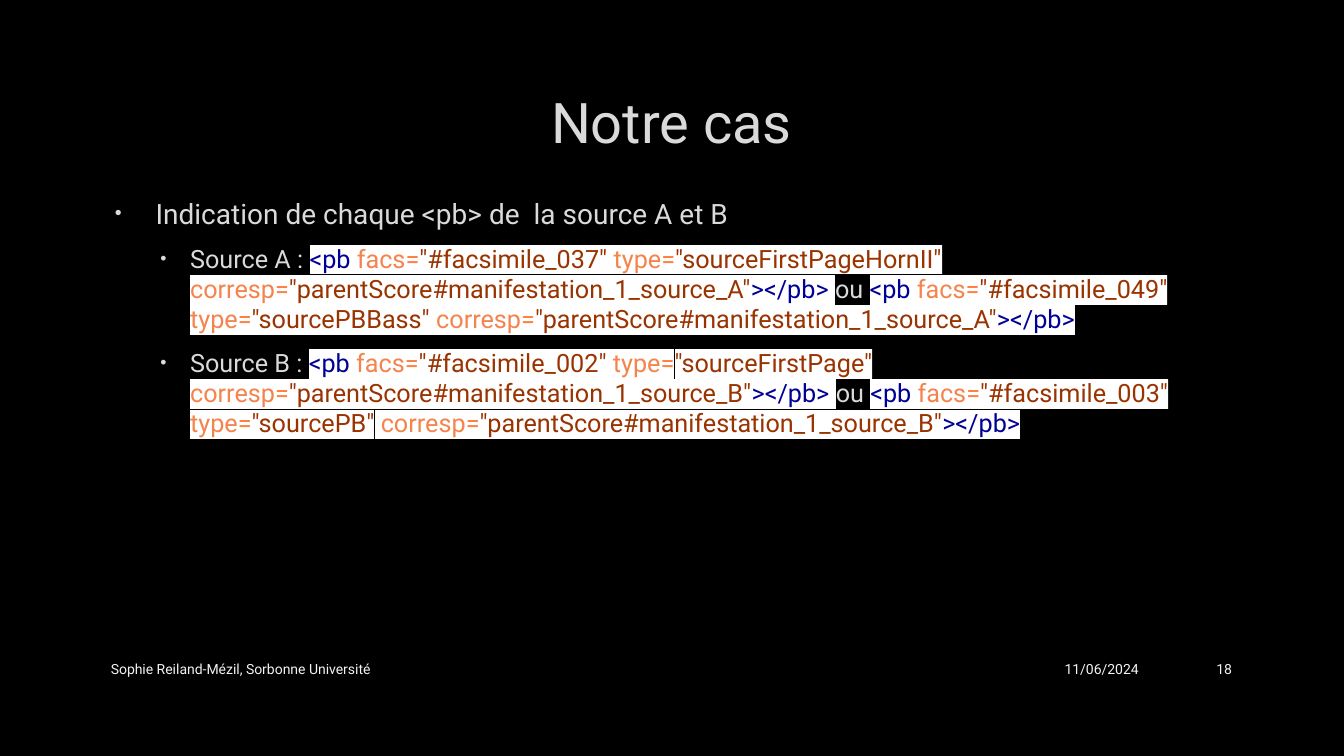
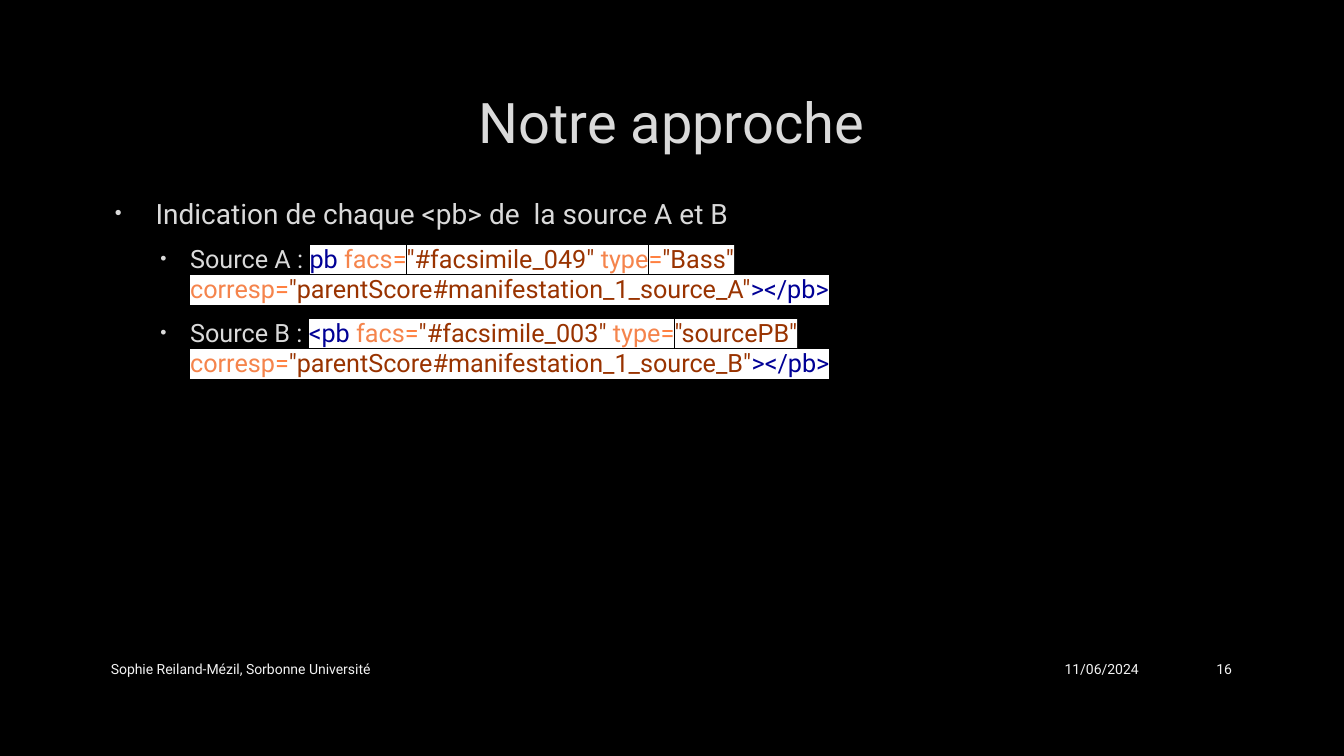
Before and after one commit to SophieReiland/graupner, a slide deck: slide 16 of presentations/Présentation_groupe_MEI.pptx (slide 18 before the commit). Drawn at 1344x756 pixels with LibreOffice and Linux fonts; fonts in the diff are those of the drawing; background and template pictures are left out. Boxes give left, top, right and bottom in pixels: in the first picture for what was removed or moved away, otherwise in the second. Text is boxed around its words. In the diff, an @@ line names an element or a change of style, - is before the commit and + after.

```diff
--- a/presentations/Présentation_groupe_MEI.pptx
+++ b/presentations/Présentation_groupe_MEI.pptx
@@ title at (479,101,864,155): text changed @@
-Notre cas
+Notre approche
@@ text at (190,245,829,377): text changed @@
-  • Source A : <pb facs="#facsimile_037" type="sourceFirstPageHornII" corresp="parentScore#manifestation_1_source_A"></pb> ou <pb facs="#facsimile_049" type="sourcePBBass" corresp="parentScore#manifestation_1_source_A"></pb>
-  • Source B : <pb facs="#facsimile_002" type="sourceFirstPage" corresp="parentScore#manifestation_1_source_B"></pb> ou <pb facs="#facsimile_003" type="sourcePB" corresp="parentScore#manifestation_1_source_B"></pb>
+  • Source A : pb facs="#facsimile_049" type="Bass" corresp="parentScore#manifestation_1_source_A"></pb>
+  • Source B : <pb facs="#facsimile_003" type="sourcePB" corresp="parentScore#manifestation_1_source_B"></pb>
@@ page number at (1216,664,1232,674): text changed @@
-18
+16
```
Also in this commit, not shown: 13 other slides changed.
